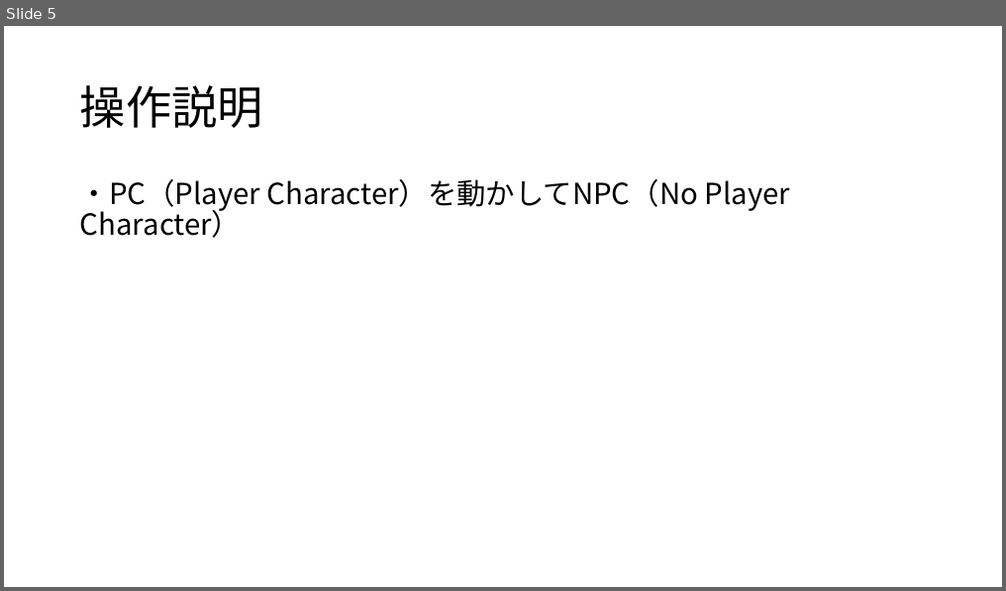
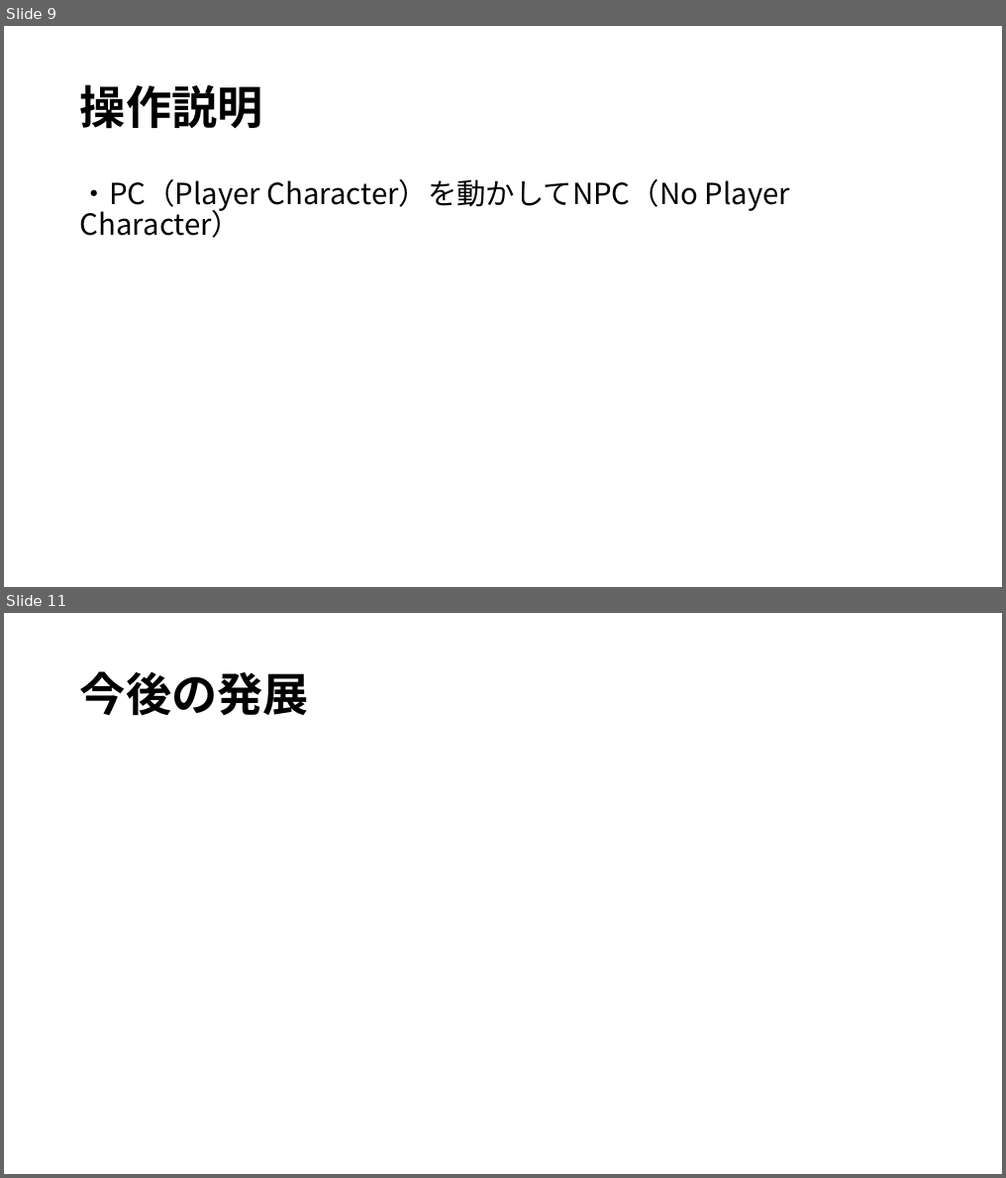
Before and after one commit to WhiteF326/0818_newDev, a slide deck: happyou.pptx. Shown one above the other, each under a label of ours: slide 5 before the commit, slides 9 and 11 after it; the slides between them are not shown. The pictures are 1006x591 and 1006x1178 pixels, drawn with LibreOffice and Linux fonts; fonts in the diff are those of the drawing. Boxes give left, top, right and bottom in pixels: in the first picture for what was removed or moved away, otherwise in the second. Text is boxed around its words. In the diff, an @@ line names an element or a change of style, - is before the commit and + after.

```diff
--- a/happyou.pptx
+++ b/happyou.pptx
@@ slide 11 added at <box>4,613,1002,1174</box>, background #FFFFFF @@
@@ title added at <box>80,671,309,716</box>, 44 pt, text #000000, bold @@
+今後の発展
@@ what was slide 5 is now slide 9 @@
@@ slide 9 changed as well @@
@@ title "操作説明" at <box>80,84,263,129</box>: bold on @@
```
Also in this commit, not shown: 4 other slides changed, 7 other slides added.
